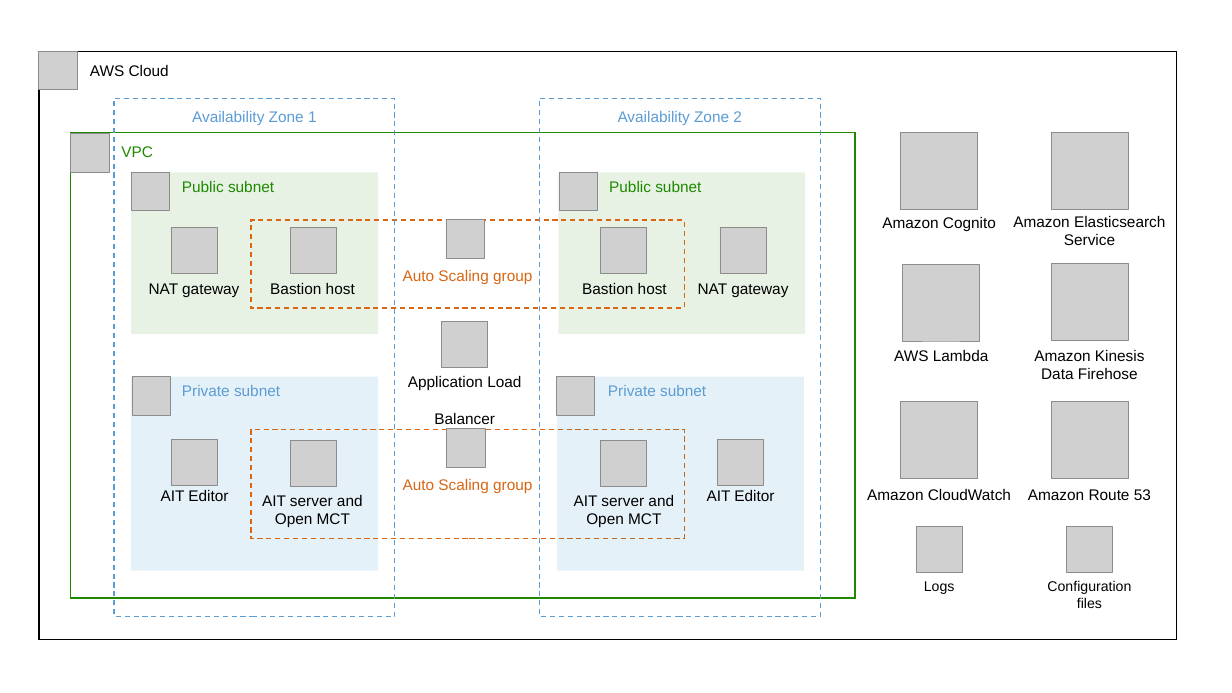
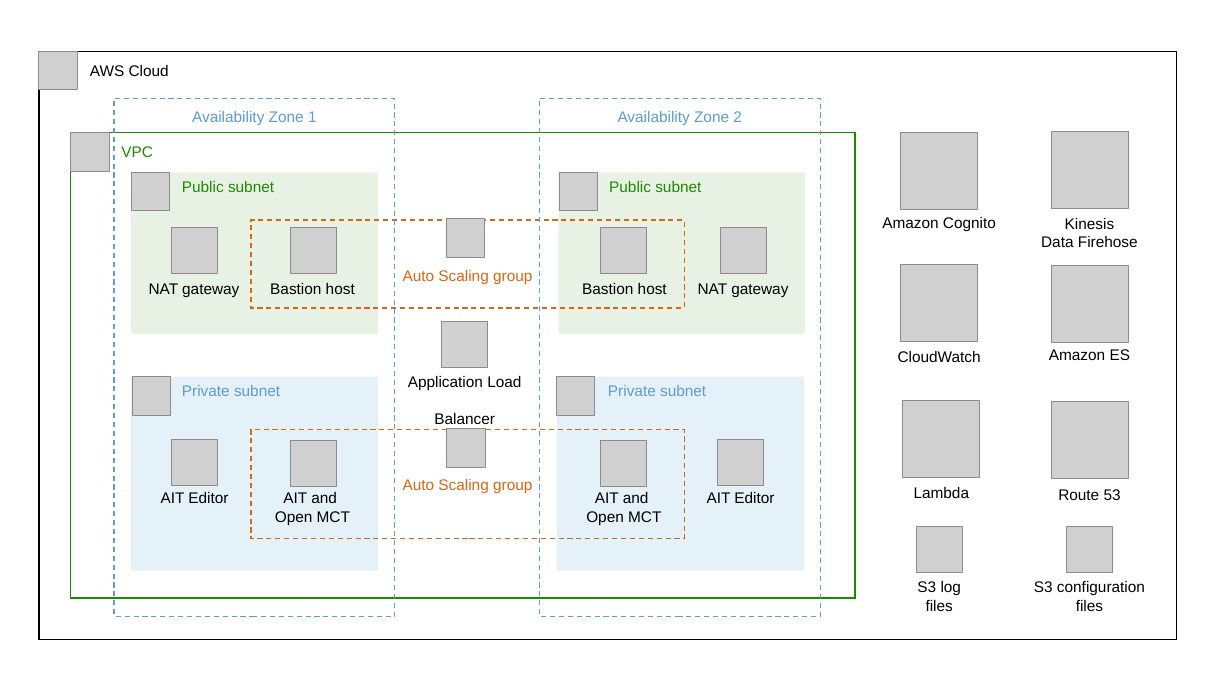
Before and after one commit to aws-quickstart/quickstart-ammos-smallsat-toolkit, a slide deck: slide 1 of docs/images/nasa-ammos-smallsat-toolkit-architecture-diagram.pptx. Drawn at 1232x693 pixels with LibreOffice and Linux fonts; fonts in the diff are those of the drawing; grey boxes stand for pictures. Boxes give left, top, right and bottom in pixels: in the first picture for what was removed or moved away, otherwise in the second. Text is boxed around its words. In the diff, an @@ line names an element or a change of style, - is before the commit and + after.

```diff
--- a/docs/images/nasa-ammos-smallsat-toolkit-architecture-diagram.pptx
+++ b/docs/images/nasa-ammos-smallsat-toolkit-architecture-diagram.pptx
@@ picture: place and size @@
-picture at bbox=[1052, 263, 1128, 340]
+picture at bbox=[1052, 131, 1128, 208]
@@ text at bbox=[1041, 218, 1138, 247]: text changed @@
-Amazon Kinesis
-Data Firehose
+Kinesis
+Data Firehose
@@ picture: place and size @@
-picture at bbox=[901, 402, 978, 479]
+picture at bbox=[901, 264, 978, 341]
@@ picture: place and size @@
-picture at bbox=[1052, 132, 1128, 209]
+picture at bbox=[1052, 265, 1128, 342]
@@ text at bbox=[898, 351, 981, 362]: text changed @@
-Amazon CloudWatch
+CloudWatch
@@ text at bbox=[1049, 349, 1130, 360]: text changed @@
-Amazon Elasticsearch
-Service
+Amazon ES
@@ picture: place and size @@
-picture at bbox=[903, 264, 980, 341]
+picture at bbox=[903, 401, 980, 478]
@@ text at bbox=[275, 492, 350, 525]: text changed @@
-AIT server and Open MCT
+AIT and
+Open MCT
@@ text at bbox=[586, 492, 661, 525]: text changed @@
-AIT server and Open MCT
+AIT and
+Open MCT
@@ text at bbox=[914, 487, 970, 498]: text changed @@
-AWS Lambda
+Lambda
@@ text at bbox=[1058, 489, 1121, 500]: text changed @@
-Amazon Route 53
+Route 53
@@ text at bbox=[917, 581, 962, 611]: text changed; size 11 to 12 pt @@
-Logs
+S3 log files
@@ text at bbox=[1034, 581, 1145, 611]: text changed; size 11 to 12 pt @@
-Configuration files
+S3 configuration files
```
Also in this commit, not shown: 15 other files.
